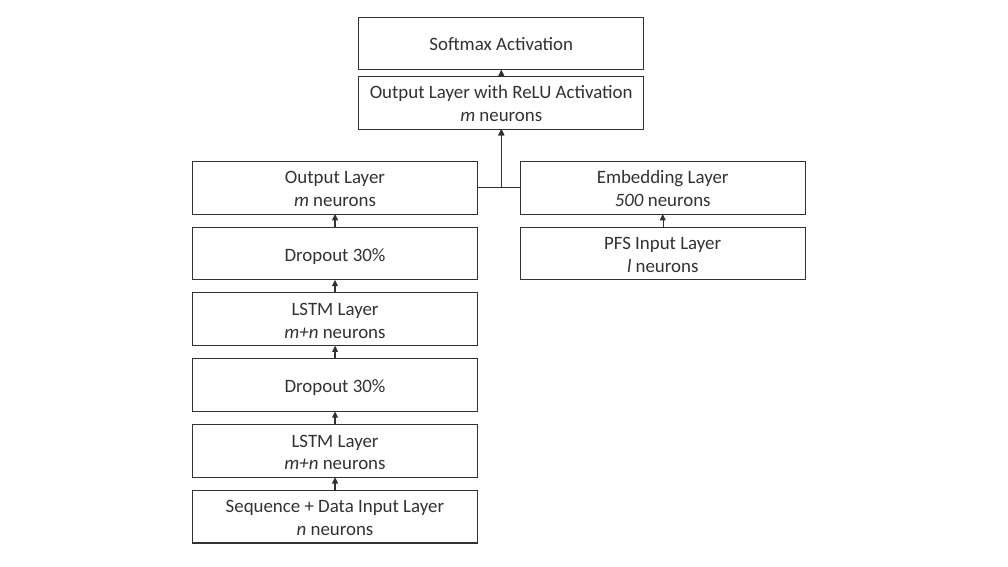
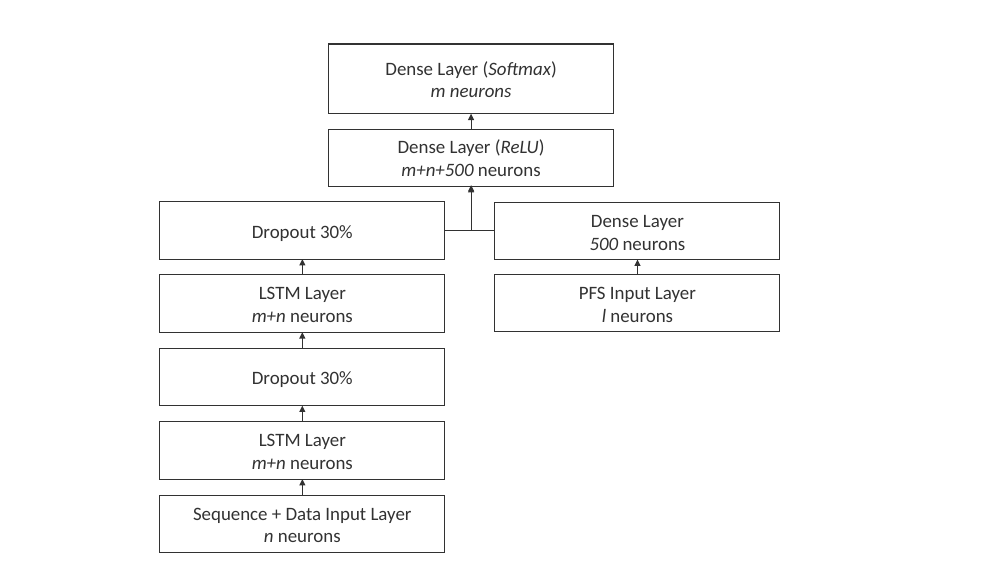
Before and after one commit to flxw/master-thesis-latex, a slide deck: slide 4 of gfx/Thesis figures.pptx. Drawn at 1008x567 pixels with LibreOffice and Linux fonts; fonts in the diff are those of the drawing. Boxes give left, top, right and bottom in pixels: in the first picture for what was removed or moved away, otherwise in the second. Text is boxed around its words. In the diff, an @@ line names an element or a change of style, - is before the commit and + after.

```diff
--- a/gfx/Thesis figures.pptx
+++ b/gfx/Thesis figures.pptx
@@ rectangle removed at <box>359,17,644,70</box> @@
-Softmax Activation
@@ rectangle "Dense Layer (Softmax) m neurons": place and size @@
-rectangle "Dense Layer (Softmax) m neurons" at <box>359,76,644,129</box>
+rectangle "Dense Layer (Softmax) m neurons" at <box>329,44,614,113</box>
@@ text in rectangle at <box>385,61,557,97</box>: text changed; italic on @@
-Output Layer with ReLU Activation
-m neurons
+Dense Layer (Softmax)
+m neurons
@@ arrow moved from (501, 76) - (501, 70) to (471, 129) - (471, 114) @@
@@ rectangle "Dense Layer (ReLU)": place and size @@
-rectangle "Dense Layer (ReLU)" at <box>193,161,478,214</box>
+rectangle "Dense Layer (ReLU)" at <box>329,129,614,187</box>
@@ text in rectangle at <box>398,139,545,176</box>: text changed @@
-Output Layer
-m neurons
+Dense Layer (ReLU)
+m+n+500 neurons
@@ rectangle "Dropout 30%": place and size @@
-rectangle "Dropout 30%" at <box>193,227,478,280</box>
+rectangle "Dropout 30%" at <box>160,202,445,259</box>
@@ elbow arrow moved from (520, 188) - (501, 129) to (445, 231) - (471, 186) @@
@@ elbow arrow moved from (478, 188) - (501, 129) to (495, 230) - (471, 185) @@
@@ rectangle "Dense Layer": place and size @@
-rectangle "Dense Layer" at <box>520,161,805,214</box>
+rectangle "Dense Layer" at <box>495,203,780,260</box>
@@ arrow removed from (335, 227) to (335, 214) @@
@@ text in rectangle at <box>591,215,684,230</box>: text changed @@
-Embedding Layer
+Dense Layer
@@ arrow moved from (335, 293) - (335, 280) to (302, 275) - (302, 259) @@
@@ arrow moved from (663, 227) - (663, 214) to (637, 274) - (637, 260) @@
@@ rectangle "LSTM Layer": place and size @@
-rectangle "LSTM Layer" at <box>193,293,478,346</box>
+rectangle "LSTM Layer" at <box>160,275,445,333</box>
@@ rectangle "PFS Input Layer": place and size @@
-rectangle "PFS Input Layer" at <box>520,227,805,280</box>
+rectangle "PFS Input Layer" at <box>495,274,780,332</box>
@@ rectangle "Dropout 30%": place and size @@
-rectangle "Dropout 30%" at <box>193,359,478,412</box>
+rectangle "Dropout 30%" at <box>160,349,445,406</box>
@@ arrow moved from (335, 359) - (335, 346) to (302, 349) - (302, 333) @@
@@ arrow moved from (335, 425) - (335, 411) to (302, 422) - (302, 406) @@
@@ rectangle "LSTM Layer": place and size @@
-rectangle "LSTM Layer" at <box>193,425,478,478</box>
+rectangle "LSTM Layer" at <box>160,422,445,479</box>
@@ arrow moved from (335, 491) - (335, 477) to (302, 495) - (302, 479) @@
@@ rectangle "Sequence + Data Input Layer": place and size @@
-rectangle "Sequence + Data Input Layer" at <box>193,491,478,544</box>
+rectangle "Sequence + Data Input Layer" at <box>160,495,445,553</box>
```
Also in this commit, not shown: 1 other slide changed, 3 other files.
